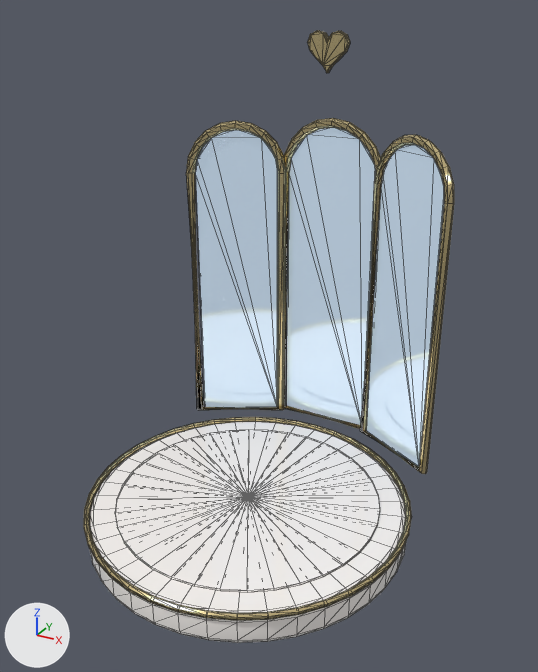
The glTF model public/assets/interiors/boutique/mirror_trifold_stand.glb, before and after one commit.
The view is the same before and after, from a 50 mm camera at (1.5, -2.42, 2.28) aimed at (0.09, 0.15, 0.99). The axes (+X, +Y, +Z) are drawn at lower left. The lights are the same throughout. The older version comes first. Mesh edges are drawn as thin lines.

The scene before the commit, as lines of its bpy script (objects in view):
```python
mat_accent_008 = principled_material('accent.008')
mat_accent_008.base_color = (1.0, 0.956, 0.922)  # white #fffaf6
mat_accent_008.roughness = 0.14
mat_accent_008.coat_weight = 1.0
mat_accent_008.coat_roughness = 0.04
mat_accent_008.sheen_weight = 1.0
mat_accent_008.sheen_roughness = 0.4
me_mirror_trifold_stand = bpy.data.meshes.new('mirror_trifold_stand')
me_mirror_trifold_stand.from_pydata(...)  # 1099 vertices, 2176 faces; spans x -0.76..0.76, y -0.66..0.96, z 0.0..2.19
# faces by material slot: [480, 1408, 144, 144]
me_mirror_trifold_stand.materials.append(mat_white_008)  # white #fffaf6
me_mirror_trifold_stand.materials.append(mat_trim_008)  # beige #ecd9a2
me_mirror_trifold_stand.materials.append(mat_accent_008)  # white #fffaf6
me_mirror_trifold_stand.materials.append(mat_mirror_008)  # pale blue #d8e8f5, glowing greyish blue #748494
ob_mirror_trifold_stand = bpy.data.objects.new('mirror_trifold_stand', me_mirror_trifold_stand)
ob_mirror_trifold_stand.location = (0.0, 0.0, 0.0)
```
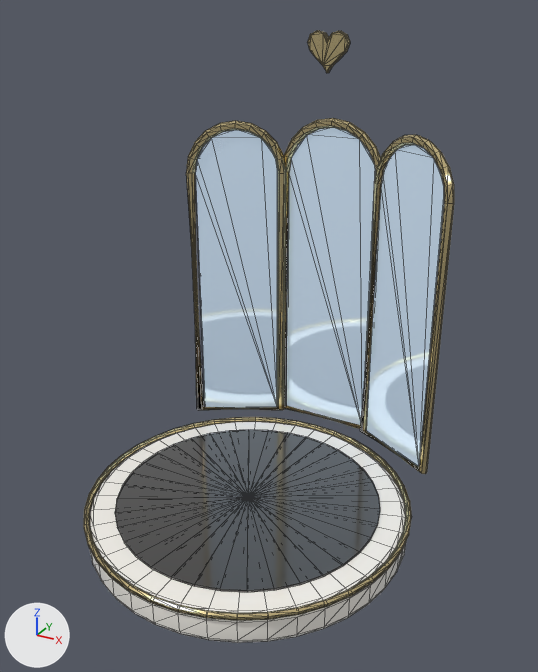
What differs and where, as boxes [x1, y1, x2, y2] in the pictures (538 x 672 px):
'mirror_trifold_stand', recoloured (white to greyish blue): [108, 125, 435, 597] in both

The edits, one by one:
Material 'accent.008' (mat_accent_008) changes colour from white #fffaf6 to black #2a2826; in linear values from (1.0, 0.956, 0.922) to (0.0232, 0.0212, 0.0194).
